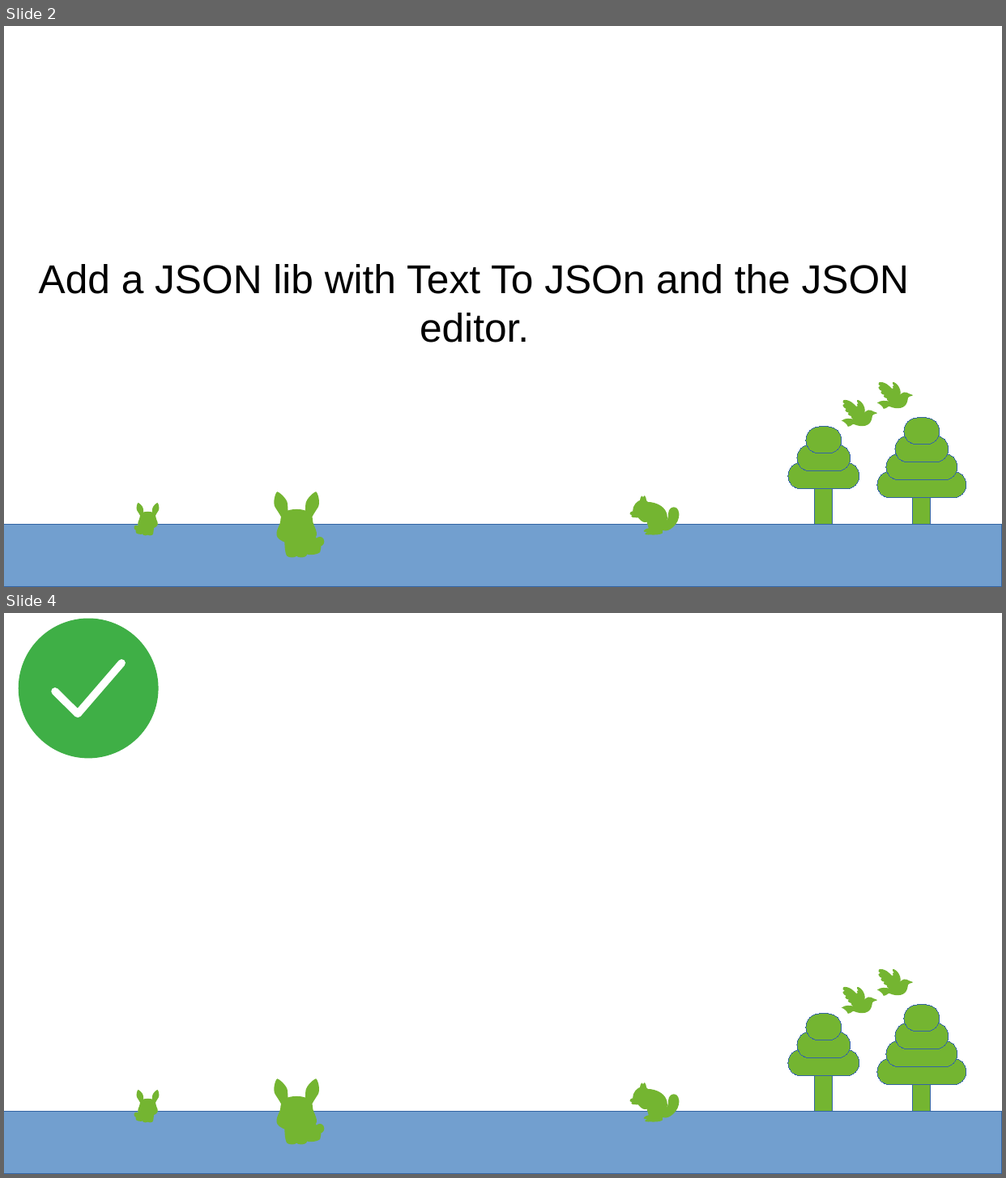
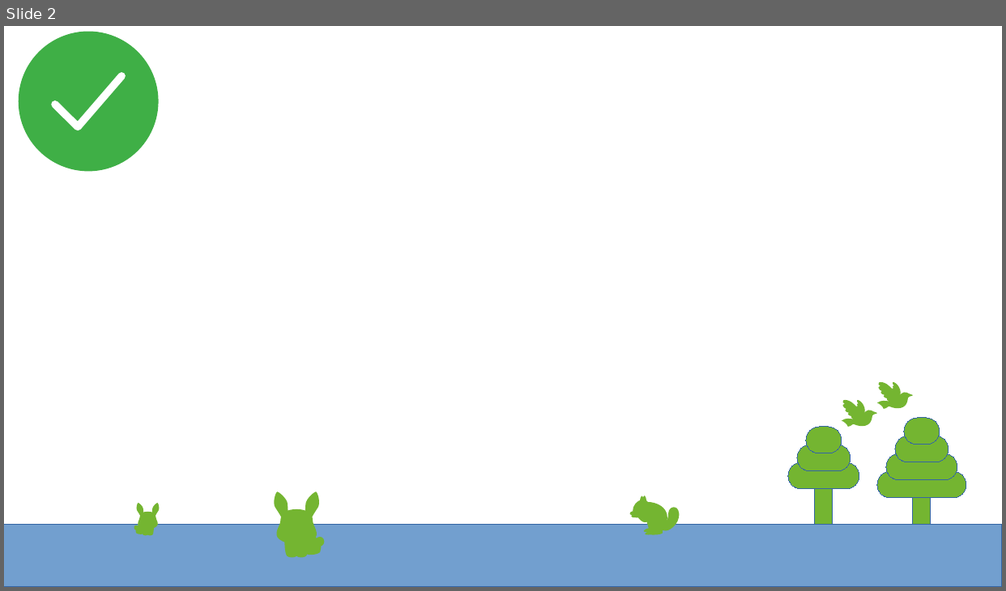
Before and after one commit to g-gualeni/QtNoid2, a slide deck: UserStories/QtNoidCore_UserStories.odp. Shown one above the other, each under a label of ours: slides 2 and 4 before the commit, slide 2 after it; the slides between them are not shown. The pictures are 1006x1178 and 1006x591 pixels, drawn with LibreOffice and Linux fonts; fonts in the diff are those of the drawing. Boxes give left, top, right and bottom in pixels: in the first picture for what was removed or moved away, otherwise in the second. Text is boxed around its words. In the diff, an @@ line names an element or a change of style, - is before the commit and + after.

```diff
--- a/UserStories/QtNoidCore_UserStories.odp
+++ b/UserStories/QtNoidCore_UserStories.odp
@@ slide 2 removed at (4, 26, 1002, 587), background #FFFFFF; not listed: 87 template elements that a slide beside it also shows @@
@@ subtitle removed at (39, 264, 909, 343) @@
-Add a JSON lib with Text To JSOn and the JSON editor.
@@ what was slide 4 is now slide 2 @@
```
Also in this commit, not shown: 1 slide changed, 1 other slide removed, 14 other files.
